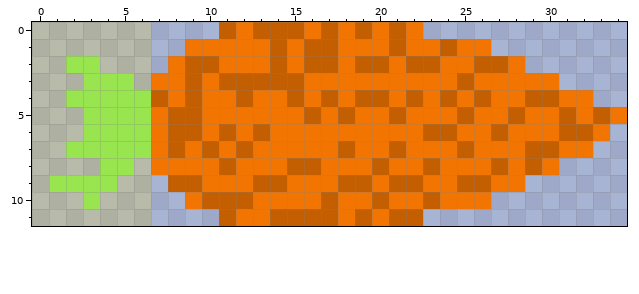
Two versions of one pixel-art file, Assets/Sprites/minigame/Boss/Carrot.aseprite. The picture above is the old version.
35x12 pixels, 1 frame.
Once edited:
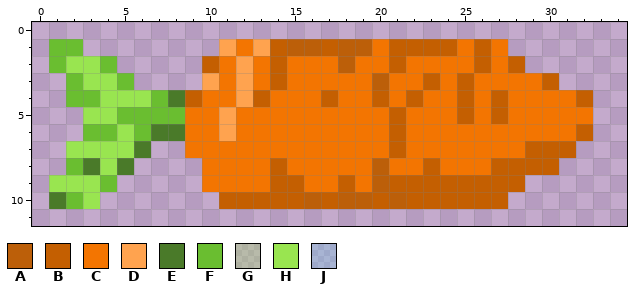
Palette (. is transparent): A #bc5f09  B #c45f01  C #f37501  D #ffa34f  E #4a7a29  F #6abe30  G #99e55046  H #99e550  J #5fcde446
From the commit log: Import the amazing new carrot sprite
Difference:
layer "BG" now hidden
layer "Layer 3" now hidden
layer "Layer 2" removed
layer "Layer 4" removed
Changed rows in their new state; - is an unchanged pixel.
first column x 0:
 0 ...................................
 1 .FF........D-D-AA-AA--BB--BC.......
 2 .F--F.....--D---CCACCBCC---CB......
 3 ..F--F....DCDC-C----A--B------B....
 4 ..FF---FE---DB-C---C----CBCB-CC-B..
 5 ...--FFFFC-D----C-C--------BC--C-..
 6 ...FF-FEEC-D-C-------B-CC--C---C-..
 7 ..----E..-C-C-----C------C-----B...
 8 ..FE-E....-C--BCC---A-------B-B....
 9 .---F.....---C-B---CA--BB--BB......
10 .EF-.......--BBBA-AA-AB-BBBB.......
11 ...................................
Pixel boxes of the changes (left, top, right, bottom) in both pictures:
changed: (32, 22, 627, 226)
